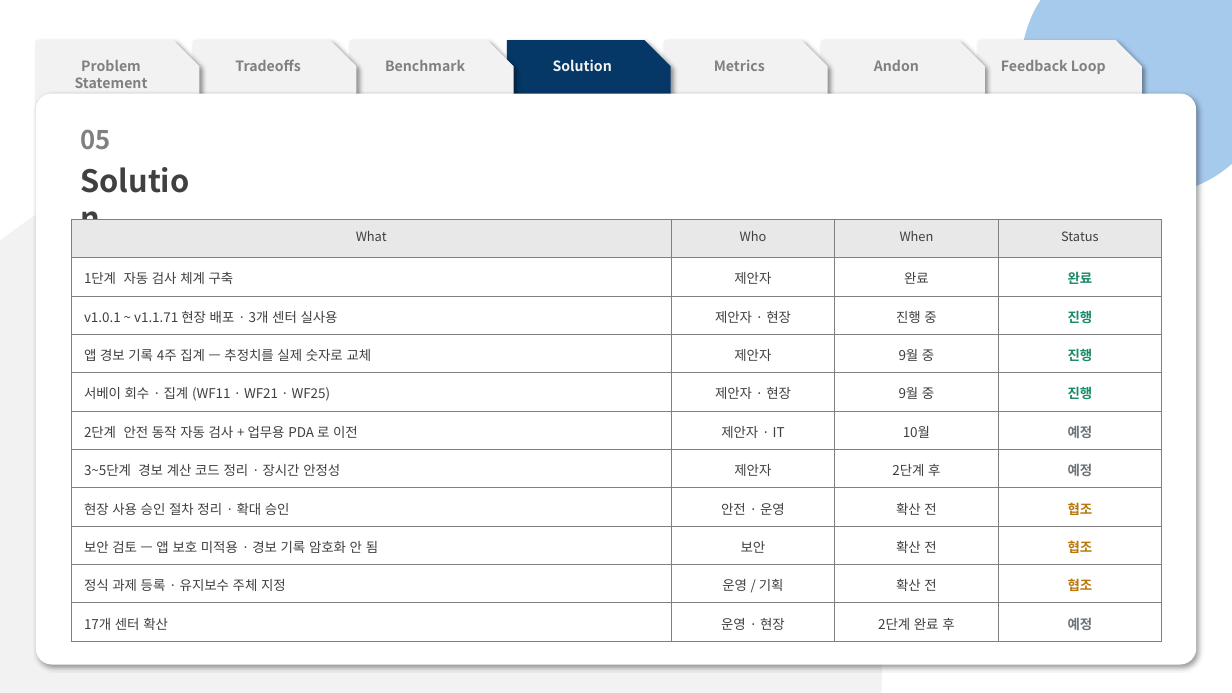
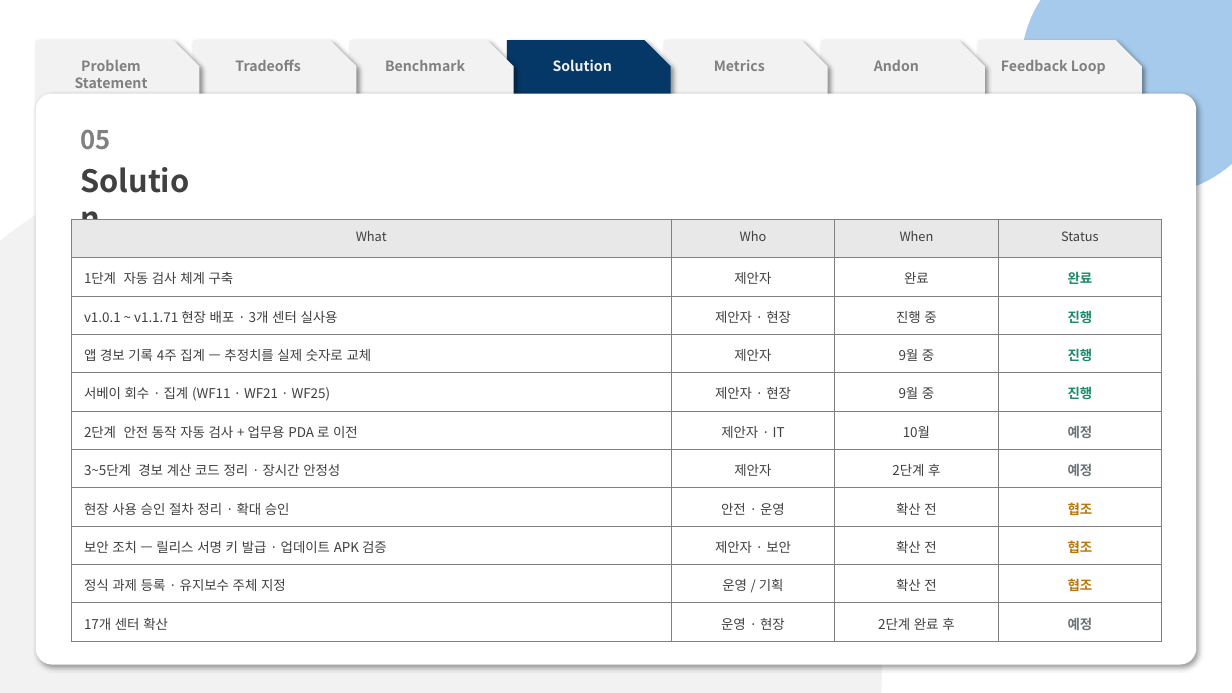
Before and after one commit to pslymzero-cyber/SafeAlert, a slide deck: slide 10 of docs/presentation/contest/SafeAlert_CouSolve_Contest.pptx. Drawn at 1232x693 pixels with LibreOffice and Linux fonts; fonts in the diff are those of the drawing. Boxes give left, top, right and bottom in pixels: in the first picture for what was removed or moved away, otherwise in the second. Text is boxed around its words. In the diff, an @@ line names an element or a change of style, - is before the commit and + after.

```diff
--- a/docs/presentation/contest/SafeAlert_CouSolve_Contest.pptx
+++ b/docs/presentation/contest/SafeAlert_CouSolve_Contest.pptx
@@ table at <box>71,219,1162,641</box> @@
-row 9, column 1: 보안 검토 — 앱 보호 미적용 · 경보 기록 암호화 안 됨
+row 9, column 1: 보안 조치 — 릴리스 서명 키 발급 · 업데이트 APK 검증
-row 9, column 2: 보안
+row 9, column 2: 제안자 · 보안
```
Also in this commit, not shown: 1 other file.
